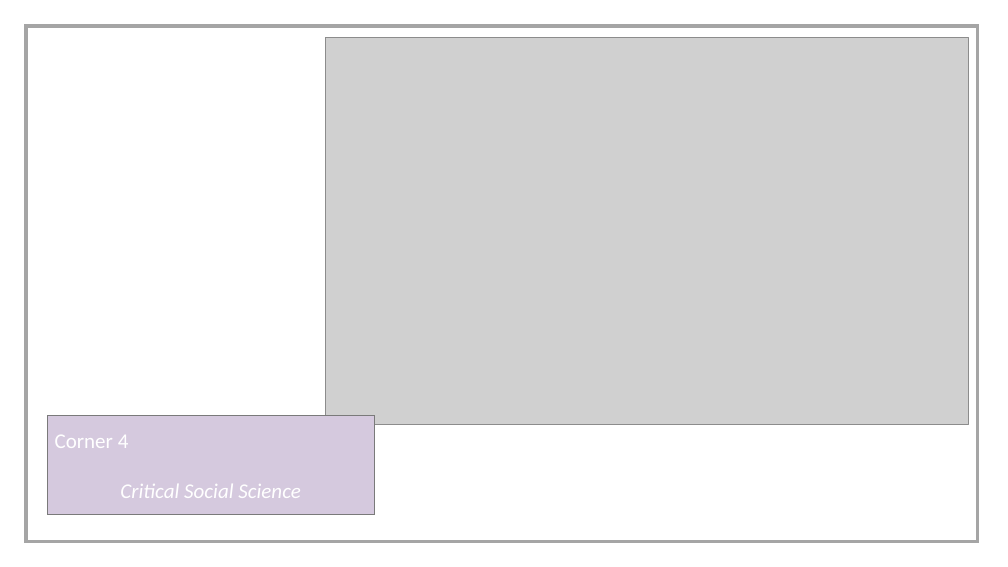
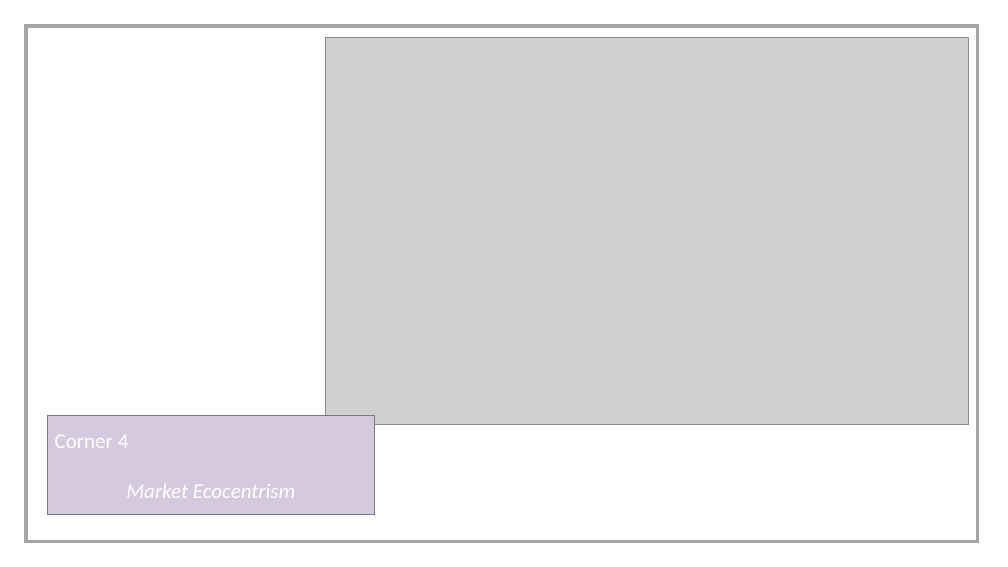
Before and after one commit to unepwcmc/go-fox, a slide deck: slide 11 of public/GOFOX_facilitation_slides.pptx. Drawn at 1008x567 pixels with LibreOffice and Linux fonts; fonts in the diff are those of the drawing; grey boxes stand for pictures. Boxes give left, top, right and bottom in pixels: in the first picture for what was removed or moved away, otherwise in the second. Text is boxed around its words. In the diff, an @@ line names an element or a change of style, - is before the commit and + after.

```diff
--- a/public/GOFOX_facilitation_slides.pptx
+++ b/public/GOFOX_facilitation_slides.pptx
@@ text in rectangle at [126,484,295,498]: text changed @@
-Critical Social Science
+Market Ecocentrism
```
Also in this commit, not shown: 1 other slide changed.
